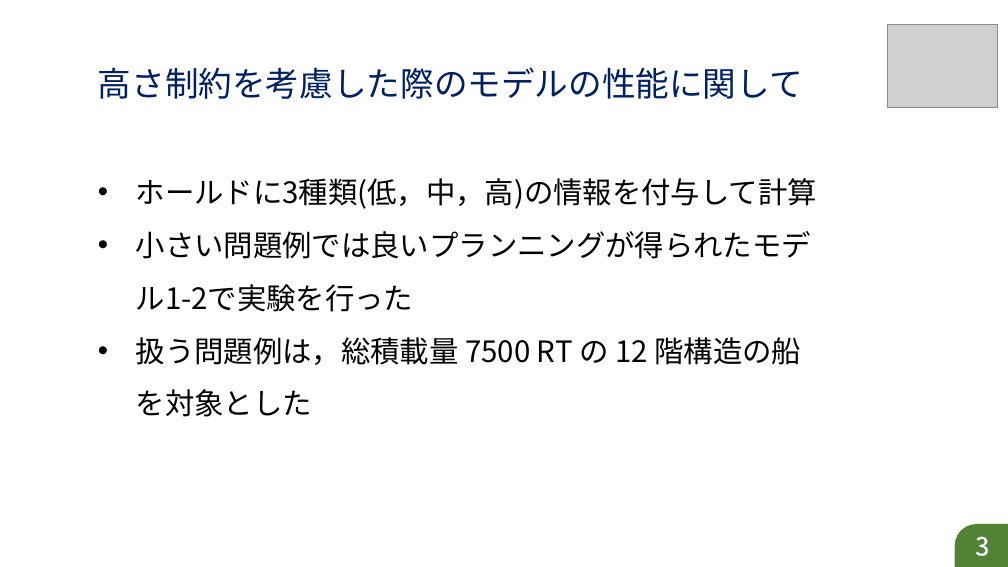
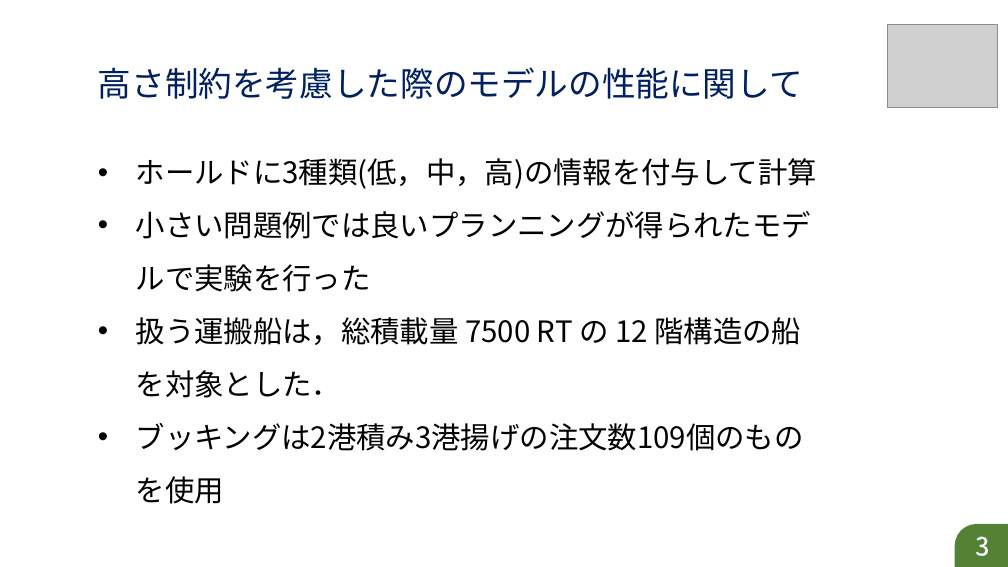
Before and after one commit to r-kurosu/kline_new, a slide deck: slide 3 of 高さ制約に関する比較.pptx. Drawn at 1008x567 pixels with LibreOffice and Linux fonts; fonts in the diff are those of the drawing; grey boxes stand for pictures. Boxes give left, top, right and bottom in pixels: in the first picture for what was removed or moved away, otherwise in the second. Text is boxed around its words. In the diff, an @@ line names an element or a change of style, - is before the commit and + after.

```diff
--- a/高さ制約に関する比較.pptx
+++ b/高さ制約に関する比較.pptx
@@ text "ホールドに3種類(低，中，高)の情報を付与して計算": place and size @@
-text "ホールドに3種類(低，中，高)の情報を付与して計算" at bbox=[136, 178, 817, 417]
+text "ホールドに3種類(低，中，高)の情報を付与して計算" at bbox=[136, 158, 817, 451]
@@ text at bbox=[136, 211, 811, 451]: text changed @@
-• 小さい問題例では良いプランニングが得られたモデル1-2で実験を行った
-• 扱う問題例は，総積載量 7500 RT の 12 階構造の船を対象とした
+• 小さい問題例では良いプランニングが得られたモデルで実験を行った
+• 扱う運搬船は，総積載量 7500 RT の 12 階構造の船を対象とした．
+• ブッキングは2港積み3港揚げの注文数109個のものを使用
```
Also in this commit, not shown: 5 other slides changed.
